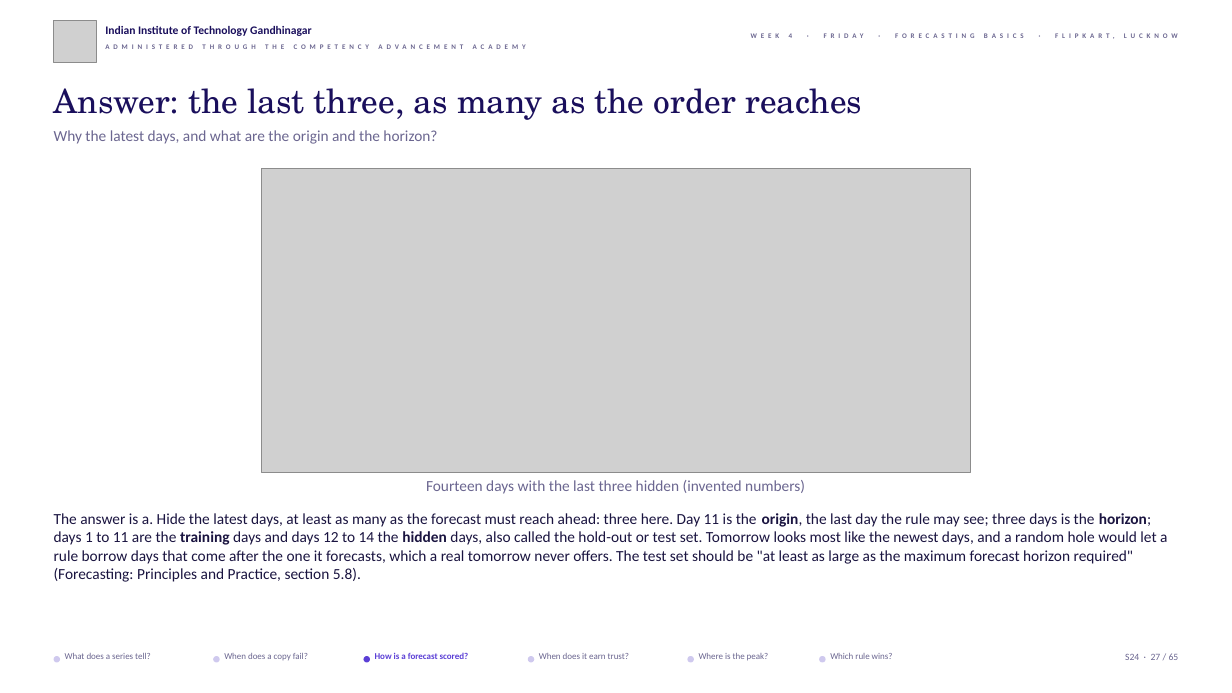
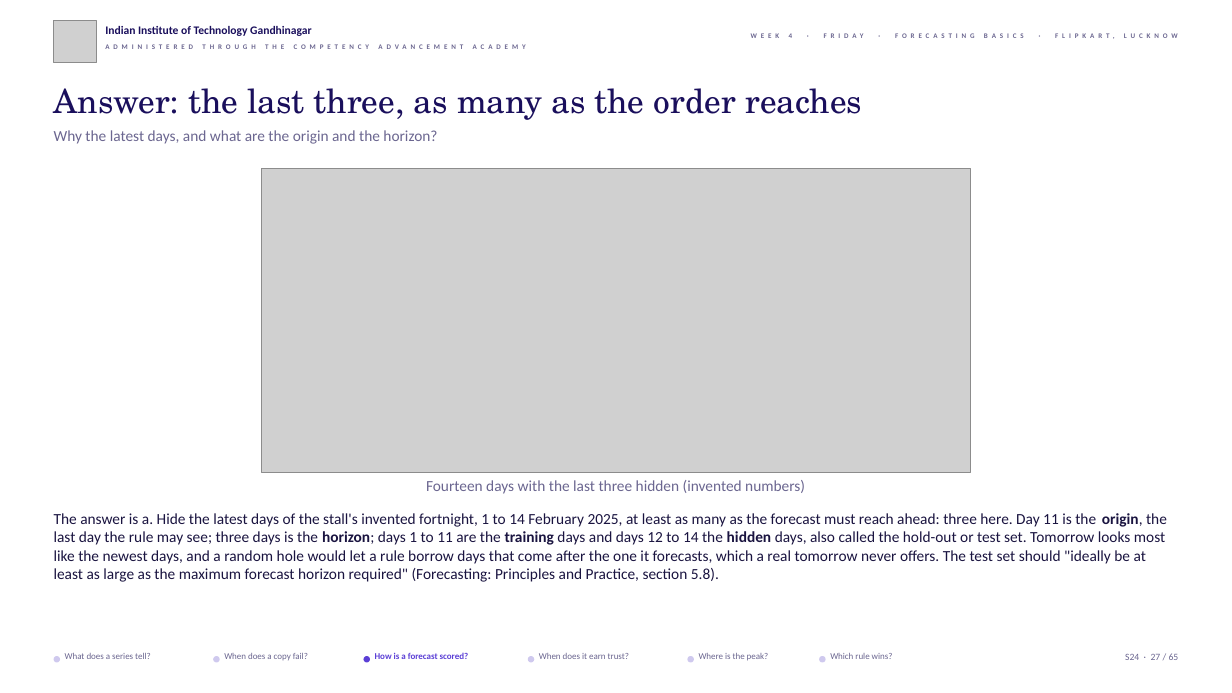
Before and after one commit to fde-academy-lab/c2-content-factory, a slide deck: slide 27 of content/W04/D5/slides/C2_W04_D05_half1_STUDENT.pptx. Drawn at 1232x693 pixels with LibreOffice and Linux fonts; fonts in the diff are those of the drawing; grey boxes stand for pictures; background and template pictures are left out. Boxes give left, top, right and bottom in pixels: in the first picture for what was removed or moved away, otherwise in the second. Text is boxed around its words. In the diff, an @@ line names an element or a change of style, - is before the commit and + after.

```diff
--- a/content/W04/D5/slides/C2_W04_D05_half1_STUDENT.pptx
+++ b/content/W04/D5/slides/C2_W04_D05_half1_STUDENT.pptx
@@ text at (54, 513, 1167, 582): text changed @@
-The answer is a. Hide the latest days, at least as many as the forecast must reach ahead: three here. Day 11 is the origin, the last day the rule may see; three days is the horizon; days 1 to 11 are the training days and days 12 to 14 the hidden days, also called the hold-out or test set. Tomorrow looks most like the newest days, and a random hole would let a rule borrow days that come after the one it forecasts, which a real tomorrow never offers. The test set should be "at least as large as the maximum forecast horizon required" (Forecasting: Principles and Practice, section 5.8).
+The answer is a. Hide the latest days of the stall's invented fortnight, 1 to 14 February 2025, at least as many as the forecast must reach ahead: three here. Day 11 is the origin, the last day the rule may see; three days is the horizon; days 1 to 11 are the training days and days 12 to 14 the hidden days, also called the hold-out or test set. Tomorrow looks most like the newest days, and a random hole would let a rule borrow days that come after the one it forecasts, which a real tomorrow never offers. The test set should "ideally be at least as large as the maximum forecast horizon required" (Forecasting: Principles and Practice, section 5.8).
```
Also in this commit, not shown: 45 other slides changed, 5 other files.
